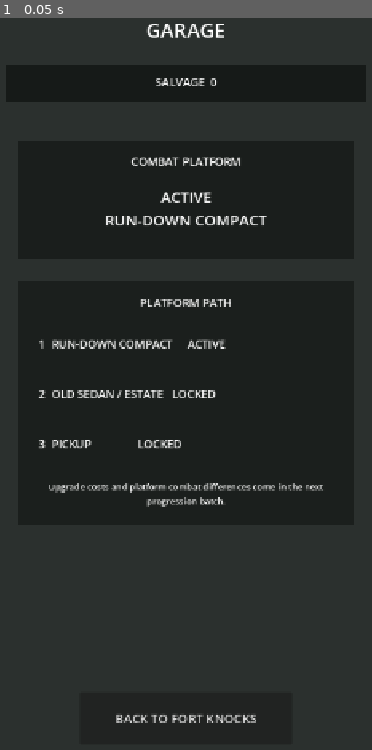
Above: before the commit, frame 1.
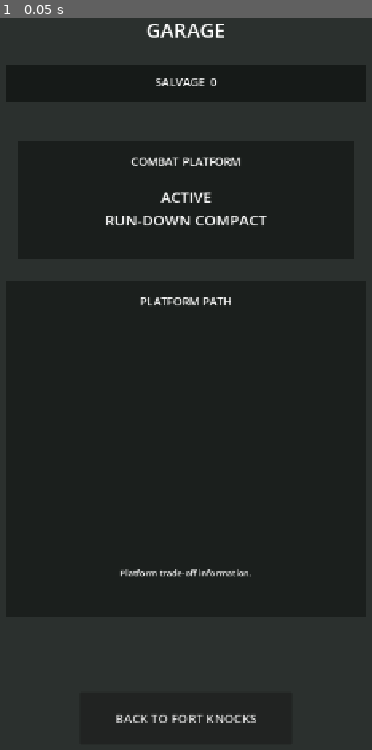
Above: after the commit, the same moment.

Repository: phantompixel-developer/FortKnocks
Game: Godot game, scene res://game/progression/garage_screen.tscn
Same seed, same stepped clock (60 frames per second), same inputs: the game is played once before the commit and once after it. This scene is started directly instead of the project's main scene.
Inputs:
- Up to frame 1 (0.05 s): no input

The runs differ from the first frame. In frame 1, 1.9% of the frame differs, in the area x 10-87%, y 38-77%.

Commit message:
ux: replace garage preview with interactive platform list

Diff:
--- a/game/progression/garage_screen.tscn
+++ b/game/progression/garage_screen.tscn
@@ -77,60 +77,53 @@
 horizontal_alignment = 1
 vertical_alignment = 1
 
+[node name="NoticeLabel" type="Label" parent="."]
+visible = false
+layout_mode = 0
+offset_left = 72.0
+offset_top = 210.0
+offset_right = 648.0
+offset_bottom = 250.0
+theme_override_font_sizes/font_size = 16
+text = "PLATFORM ACQUIRED"
+horizontal_alignment = 1
+
 [node name="ProgressionCard" type="ColorRect" parent="."]
 layout_mode = 0
-offset_left = 92.0
+offset_left = 72.0
 offset_top = 470.0
-offset_right = 628.0
-offset_bottom = 860.0
+offset_right = 648.0
+offset_bottom = 1008.0
 color = Color(0.10, 0.115, 0.105, 0.9)
 
 [node name="Title" type="Label" parent="ProgressionCard"]
 layout_mode = 0
 offset_left = 24.0
-offset_top = 22.0
-offset_right = 512.0
-offset_bottom = 56.0
+offset_top = 20.0
+offset_right = 552.0
+offset_bottom = 54.0
 theme_override_font_sizes/font_size = 18
 text = "PLATFORM PATH"
 horizontal_alignment = 1
 
-[node name="Compact" type="Label" parent="ProgressionCard"]
+[node name="PlatformList" type="VBoxContainer" parent="ProgressionCard"]
 layout_mode = 0
-offset_left = 32.0
-offset_top = 88.0
-offset_right = 504.0
-offset_bottom = 132.0
-theme_override_font_sizes/font_size = 18
-text = "1  RUN-DOWN COMPACT     ACTIVE"
+offset_left = 28.0
+offset_top = 76.0
+offset_right = 548.0
+offset_bottom = 404.0
+theme_override_constants/separation = 12
 
-[node name="Sedan" type="Label" parent="ProgressionCard"]
+[node name="DetailLabel" type="Label" parent="ProgressionCard"]
 layout_mode = 0
-offset_left = 32.0
-offset_top = 168.0
-offset_right = 504.0
-offset_bottom = 212.0
-theme_override_font_sizes/font_size = 18
-text = "2  OLD SEDAN / ESTATE   LOCKED"
-
-[node name="Pickup" type="Label" parent="ProgressionCard"]
-layout_mode = 0
-offset_left = 32.0
-offset_top = 248.0
-offset_right = 504.0
-offset_bottom = 292.0
-theme_override_font_sizes/font_size = 18
-text = "3  PICKUP                LOCKED"
-
-[node name="Note" type="Label" parent="ProgressionCard"]
-layout_mode = 0
-offset_left = 34.0
-offset_top = 320.0
-offset_right = 502.0
-offset_bottom = 366.0
+offset_left = 30.0
+offset_top = 426.0
+offset_right = 546.0
+offset_bottom = 510.0
 theme_override_font_sizes/font_size = 14
-text = "Upgrade costs and platform combat differences come in the next progression batch."
+text = "Platform trade-off information."
 horizontal_alignment = 1
+vertical_alignment = 1
 autowrap_mode = 2
 
 [node name="BackButton" type="Button" parent="."]
